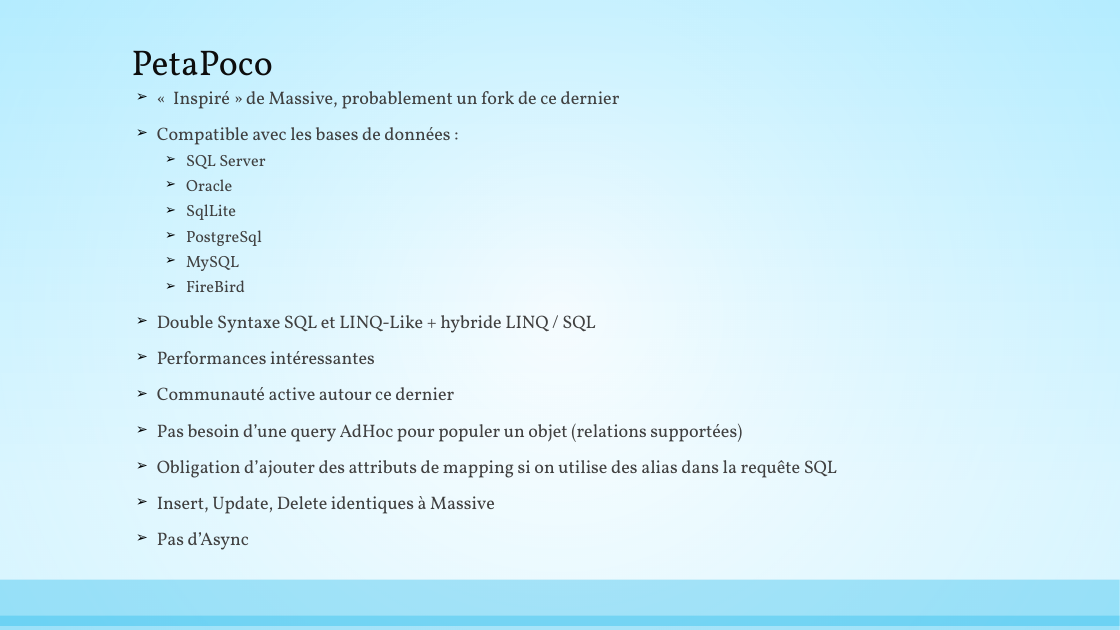
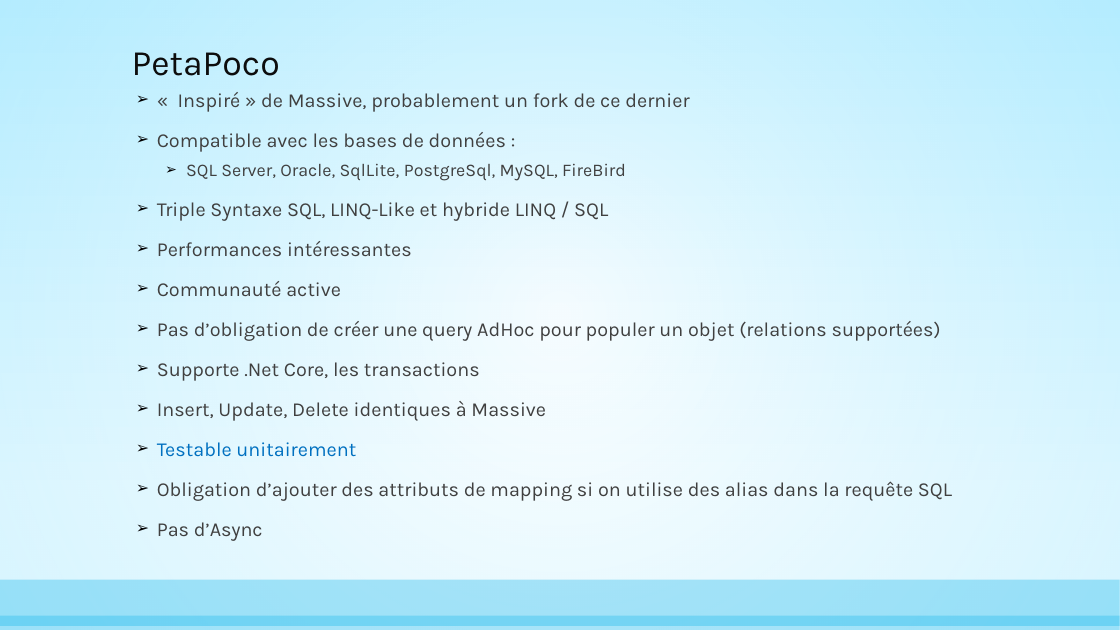
Before and after one commit to AnthonyGiretti/MicroOrmDemo.net, a slide deck: slide 11 of Items/Les Micro Orm, alternatives à Entity Framework.pptx (slide 10 before the commit). Drawn at 1120x630 pixels with LibreOffice and Linux fonts; fonts in the diff are those of the drawing. Boxes give left, top, right and bottom in pixels: in the first picture for what was removed or moved away, otherwise in the second. Text is boxed around its words. In the diff, an @@ line names an element or a change of style, - is before the commit and + after.

```diff
--- a/Items/Les Micro Orm, alternatives à Entity Framework.pptx
+++ b/Items/Les Micro Orm, alternatives à Entity Framework.pptx
@@ title "PetaPoco" at [132, 52, 280, 76]: font Vollkorn to Karla @@
@@ text at [157, 92, 952, 541]: size 15.5 to 17 pt, font Vollkorn to Karla in "« Inspiré » de Massive, probablement un ...", "Compatible avec les bases de données :", "Performances intéressantes", "Obligation d’ajouter des attributs de mapping si ..." and 1 more places; line spacing 0.7 to 0.8 @@
@@ text at [157, 164, 626, 221]: text changed; size 13.9 to 15.3 pt; font Vollkorn to Karla @@
-  ➢ SQL Server
-  ➢ Oracle
-  ➢ SqlLite
-  ➢ PostgreSql
-  ➢ MySQL
-  ➢ FireBird
-➢ Double Syntaxe SQL et LINQ-Like + hybride LINQ / SQL
+  ➢ SQL Server, Oracle, SqlLite, PostgreSql, MySQL, FireBird
+➢ Triple Syntaxe SQL, LINQ-Like et hybride LINQ / SQL
@@ text at [157, 281, 941, 457]: text changed; size 15.5 to 17 pt; font Vollkorn to Karla @@
-➢ Communauté active autour ce dernier
-➢ Pas besoin d’une query AdHoc pour populer un objet (relations supportées)
+➢ Communauté active
+➢ Pas d’obligation de créer une query AdHoc pour populer un objet (relations supportées)
+➢ Supporte .Net Core, les transactions
+➢ Insert, Update, Delete identiques à Massive
+➢ Testable unitairement
@@ text at [157, 496, 495, 514]: paragraph removed @@
-➢ Insert, Update, Delete identiques à Massive
```
Also in this commit, not shown: 13 other slides changed, 6 slides added.
